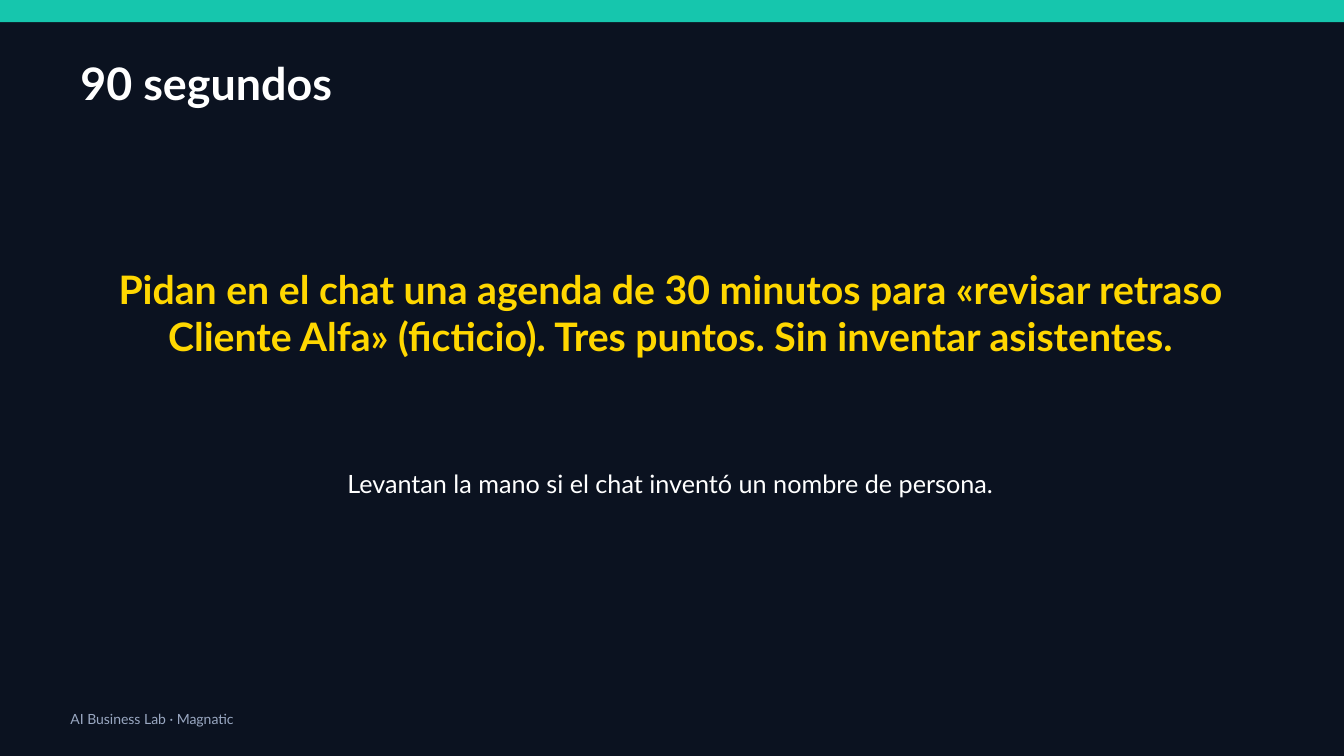
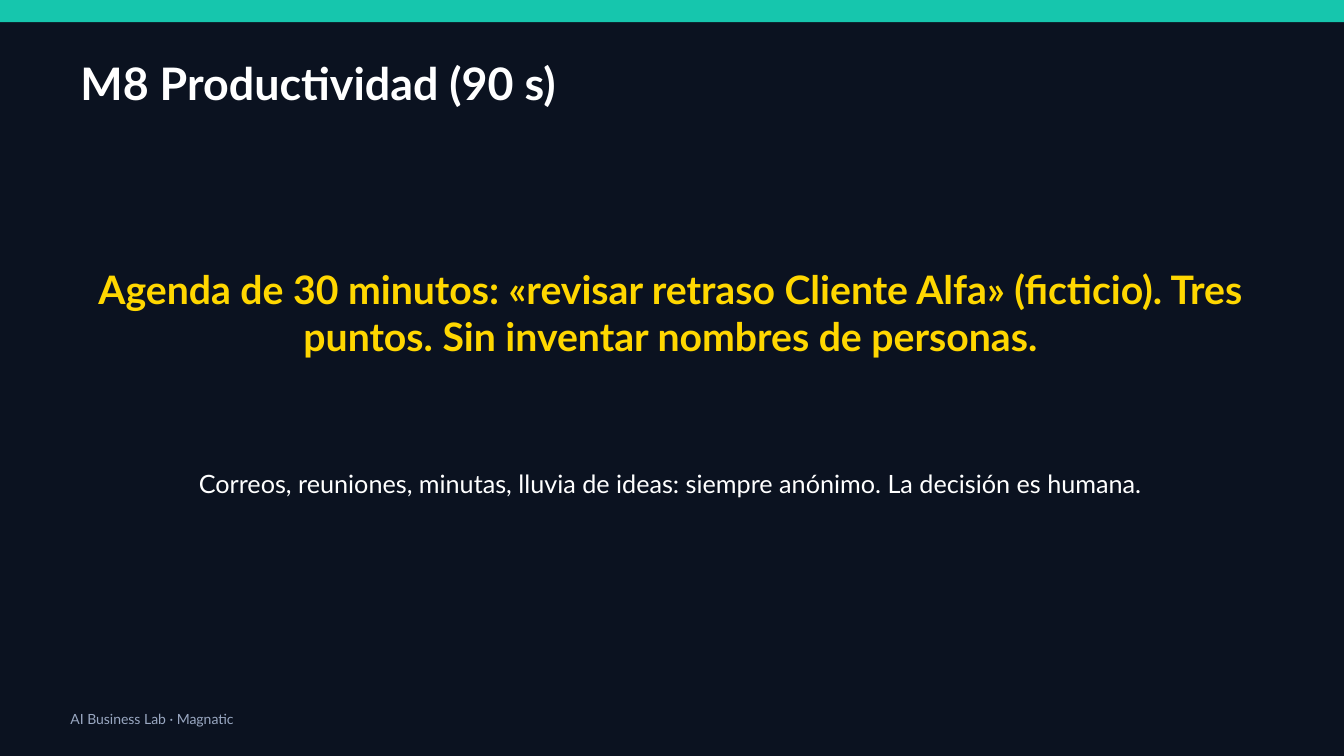
Before and after one commit to xander0408/CURSOS, a slide deck: slide 43 of AI-Business-Lab-Presentacion.pptx (slide 47 before the commit). Drawn at 1344x756 pixels with LibreOffice and Linux fonts; fonts in the diff are those of the drawing. Boxes give left, top, right and bottom in pixels: in the first picture for what was removed or moved away, otherwise in the second. Text is boxed around its words. In the diff, an @@ line names an element or a change of style, - is before the commit and + after.

```diff
--- a/AI-Business-Lab-Presentacion.pptx
+++ b/AI-Business-Lab-Presentacion.pptx
@@ text at [80,65,556,107]: text changed @@
-90 segundos
+M8 Productividad (90 s)
@@ text at [98,273,1243,358]: text changed @@
-Pidan en el chat una agenda de 30 minutos para «revisar retraso Cliente Alfa» (ficticio). Tres puntos. Sin inventar asistentes.
+Agenda de 30 minutos: «revisar retraso Cliente Alfa» (ficticio). Tres puntos. Sin inventar nombres de personas.
@@ text at [199,474,1141,498]: text changed @@
-Levantan la mano si el chat inventó un nombre de persona.
+Correos, reuniones, minutas, lluvia de ideas: siempre anónimo. La decisión es humana.
```
Also in this commit, not shown: 37 other slides changed, 10 slides added, 14 slides removed, 1 other file.
